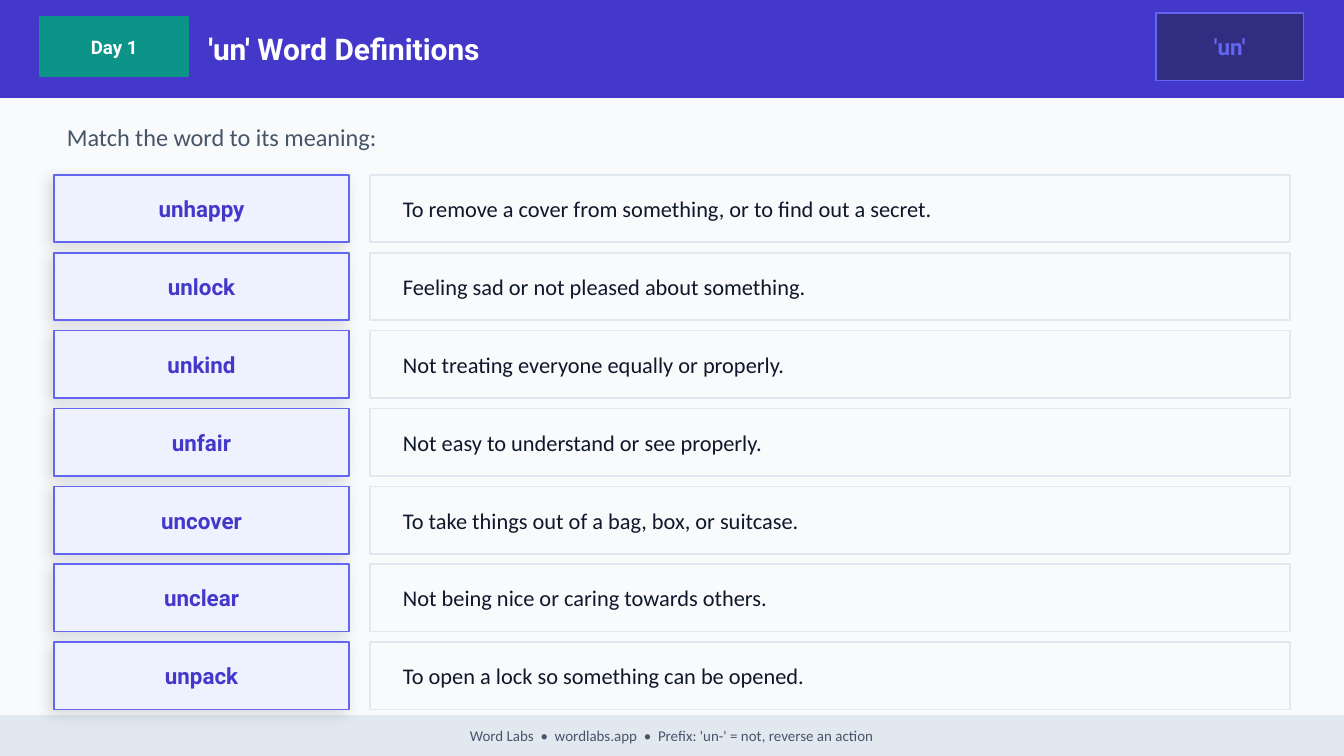
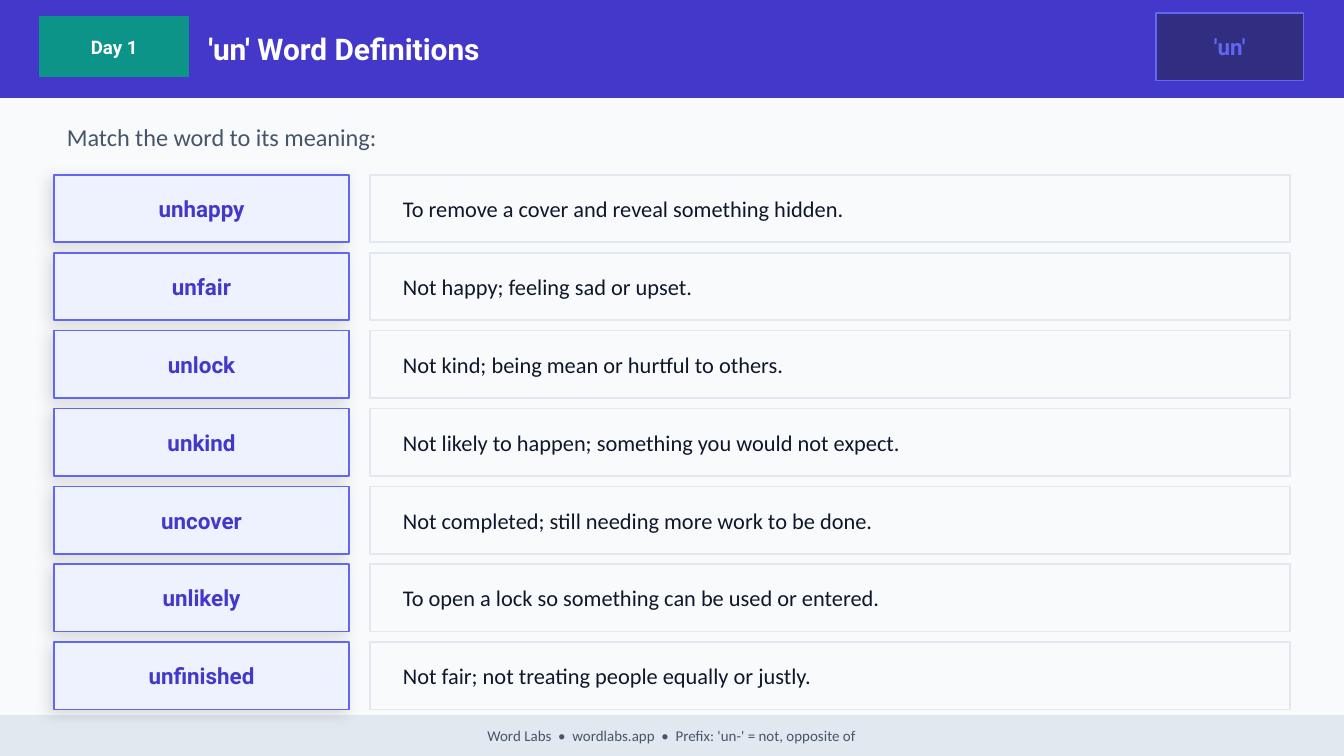
Before and after one commit to NickD135/morphology-builder, a slide deck: slide 8 of output/wordlabs-un-3day.pptx. Drawn at 1344x756 pixels with LibreOffice and Linux fonts; fonts in the diff are those of the drawing. Boxes give left, top, right and bottom in pixels: in the first picture for what was removed or moved away, otherwise in the second. Text is boxed around its words. In the diff, an @@ line names an element or a change of style, - is before the commit and + after.

```diff
--- a/output/wordlabs-un-3day.pptx
+++ b/output/wordlabs-un-3day.pptx
@@ text at <box>403,201,843,221</box>: text changed @@
-To remove a cover from something, or to find out a secret.
+To remove a cover and reveal something hidden.
@@ text "unfair": place and size @@
-text "unfair" at <box>172,434,231,451</box>
+text "unfair" at <box>172,278,231,295</box>
@@ text at <box>403,279,692,299</box>: text changed @@
-Feeling sad or not pleased about something.
+Not happy; feeling sad or upset.
@@ text "unlock": place and size @@
-text "unlock" at <box>168,278,235,295</box>
+text "unlock" at <box>168,356,235,373</box>
@@ text at <box>403,357,783,377</box>: text changed @@
-Not treating everyone equally or properly.
+Not kind; being mean or hurtful to others.
@@ text "unkind": place and size @@
-text "unkind" at <box>167,356,235,373</box>
+text "unkind" at <box>167,434,235,451</box>
@@ text at <box>403,435,900,455</box>: text changed @@
-Not easy to understand or see properly.
+Not likely to happen; something you would not expect.
@@ text at <box>403,513,872,533</box>: text changed @@
-To take things out of a bag, box, or suitcase.
+Not completed; still needing more work to be done.
@@ text at <box>163,589,241,611</box>: text changed @@
-unclear
+unlikely
@@ text at <box>403,590,879,610</box>: text changed @@
-Not being nice or caring towards others.
+To open a lock so something can be used or entered.
@@ text at <box>149,667,255,684</box>: text changed @@
-unpack
+unfinished
@@ text at <box>403,668,810,688</box>: text changed @@
-To open a lock so something can be opened.
+Not fair; not treating people equally or justly.
@@ text at <box>487,730,855,744</box>: text changed @@
-Word Labs • wordlabs.app • Prefix: 'un-' = not, reverse an action
+Word Labs • wordlabs.app • Prefix: 'un-' = not, opposite of
```
Also in this commit, not shown: 34 other slides changed, 32 other files.
